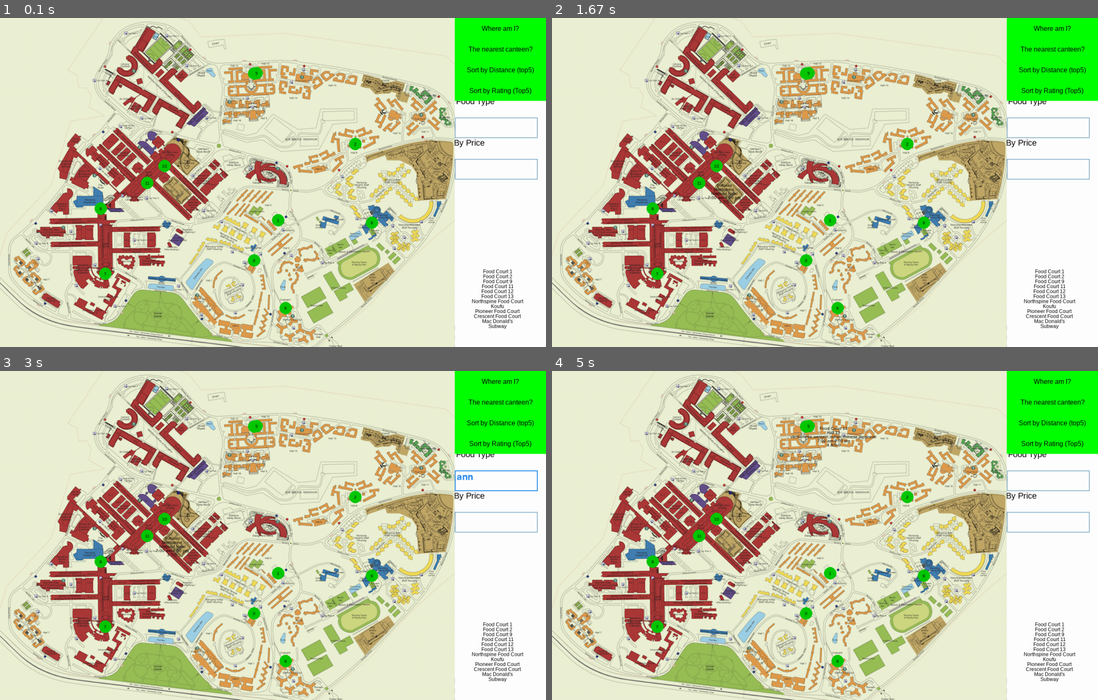
Above: before the commit, frames 1-4 (two rows, left to right).
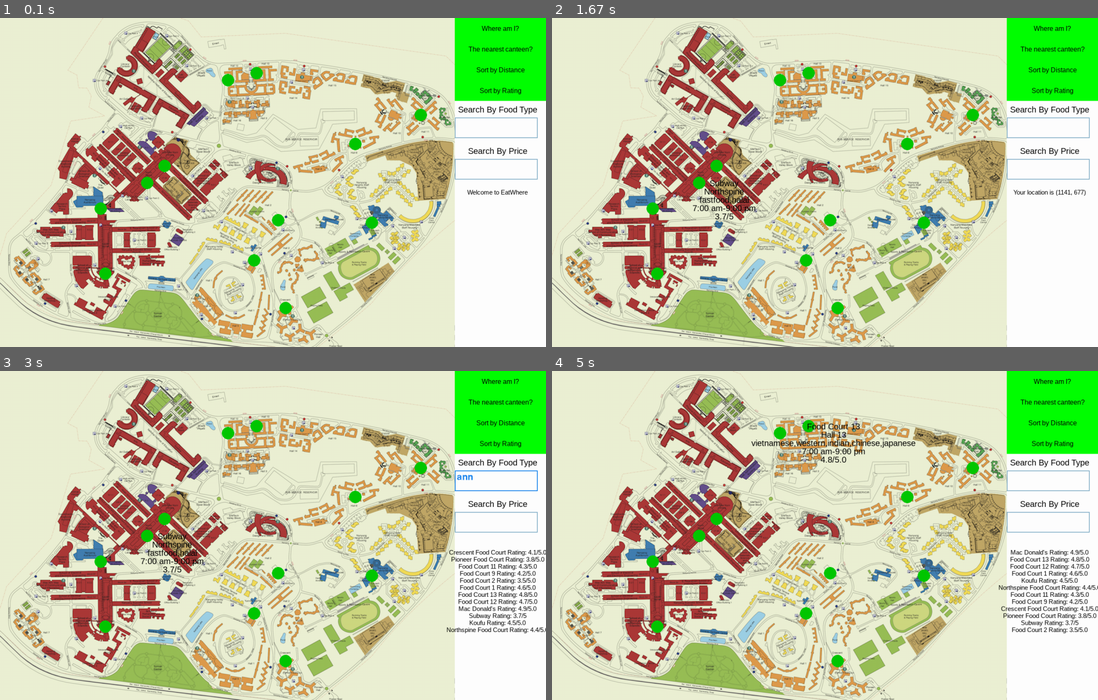
Above: after the commit, the same moments.

Repository: flint-xf-fan/CZ1003
Game: pygame game, started from app.py
Two runs of this game, one before a commit and one after it. Both use one fixed random seed, a clock stepped at 60 frames per second and the inputs below.
Inputs (mouse positions are in pixels of both pictures, inside the frame that each line leads up to):
- Up to frame 1 (0.1 s): no input
- Up to frame 2 (1.67 s): click (1054, 90) at 0.38 s, where only the run after the commit has a clickable "Sort by Rating"; click (693, 185) at 0.72 s; click (1054, 27) at 1.05 s, where only the run after the commit has a clickable "Where am I?"; click (1027, 297) at 1.38 s
- Up to frame 3 (3 s): click (502, 423) at 1.72 s, where only the run after the commit has a clickable "Sort by Distance"; click (245, 621) at 2.05 s; click (496, 479) at 2.38 s; type "ann" at 2.67 s
- Up to frame 4 (5 s): tap Enter at 3 s; click (966, 505) at 3.22 s; click (1054, 443) at 4.05 s, where only the run after the commit has a clickable "Sort by Rating"; click (666, 472) at 4.38 s; click (808, 426) at 4.72 s

The runs differ from the first frame. In frame 1, 1.5% of the frame differs, in the area x 18-99%, y 14-95%; in frame 2, 1.9%; in frame 3, 3.2%; in frame 4, 3.5%, in the area x 18-100%, y 14-95%.

Commit message:
finalized UI;

Diff:
--- a/app.py
+++ b/app.py
@@ -3,81 +3,17 @@
 import math
 import pandas as pd
 
-# import * from utils
+from utils import *
 
 from canteen_class import Canteen, InputBox, userInput_food, userInput_price
 
-##### application configuration #####
-FPS = 60
-SIZE = (1317, 794)
-BLACK = (0, 0, 0)
-WHITE = (255, 255, 255)
-GREEN = (0, 255, 0)
-RED = (255, 0, 0)
-
-LIGHT_RED = (155, 0, 0)
-LIGHT_GREEN = (0, 200, 0)
-
-APP_NAME = 'APP NAME TO BE DECIDED'
+
+
+APP_NAME = 'EatWhere'
 CANTEENS_PATH = 'assets/canteens.csv'
 MAP_PATH = 'assets/NTUCampus.png'
-
-
-def draw_text(screen, pos, text, size=5, color=BLACK):
-    # text_surface = pygame.font.Font(font, size).render(text, True, color)
-    text_surface = pygame.font.SysFont("arial", size).render(text, True, color)
-    text_rect = text_surface.get_rect()
-    text_rect.center = pos
-    screen.blit(text_surface, text_rect)
-
-
-##### functionalities #####
-def get_user_pos(screen, time):
-    """
-    Makes the program halt for 'time' seconds or until the user performs the action.
-
-    ToDo:
-        * limit the user to only click any point within the map.
-    """
-    clock = pygame.time.Clock()
-    waiting = True
-    print('Now click one point on the map to get your location')
-    while waiting:
-        dt = clock.tick(FPS) / 1000  # Takes the time between each loop and convert to seconds.
-        time -= dt
-        for event in pygame.event.get():
-            if event.type == pygame.MOUSEBUTTONDOWN:
-                user_pos = event.pos
-                print('Your position is:', user_pos)
-                #
-                return user_pos
-                # waiting = False
-                # break
-
-        if time <= 0:
-            waiting = False
-
-
-def get_distance_a_b(pos_a, pos_b):
-    """ computes the absolute distance between pos_a and pos_b
-    args:
-        pos_a: (x, y) coords of a
-        pos_b: (x, y) coords of b
-    return:
-        distance: absolute distance
-    """
-    return math.sqrt((pos_b[1] - pos_a[1])**2 + (pos_b[0] - pos_a[0])**2)
-
-def get_nearest_canteen(user_pos, canteens_list):
-    min_distance = float('inf')
-    # min_dist_canteen = canteens_list[0].name
-    for canteen in canteens_list:
-        d = get_distance_a_b(user_pos, canteen.pos)
-        if d < min_distance:
-            min_dist_canteen = canteen
-            min_distance = d
-    return min_dist_canteen
-
+msg = 'Welcome to EatWhere' # welcome message
+msg_coords = [1200, 420]
 
 def read_canteens(df):
     """
@@ -124,53 +60,15 @@
 
         canteenButton_list.append(pygame.Rect(pos[0]-radius, pos[1]-radius, radius*2, radius*2))
         pygame.draw.circle(screen, color, pos, radius)
-        draw_text(screen, pos, canteen_id, 10)
+        # draw_text(screen, pos, canteen_id, 10)
 
     return canteenButton_list
 
-def search_foodType(user_input, canteens_list):
-    """
-    """
-    # try:
-        # assert user_input.lower() in ['mala', 'sandwich', 'thai', 'burgers', 'halal', 'western', 'noodles', 'fast food', 'korean', 'hala', 'japanese', 'drinks', 'chinese', 'pizza', 'vegetarian', 'pasteries', 'indonesian', 'bread', 'vietnamese', 'steamboat', 'indian', 'soup', 'pancakes']
-    search_results = []
-    # print(user_input)
-    for canteen in canteens_list:
-        food_types_list = canteen.food_types.split(',')
-        # print(food_types_list)
-        if user_input.lower() in food_types_list:
-            search_results.append(canteen.name)
-
-    return search_results
-    # except:
-        # pass
-
-
-# def search_price(user_input, canteens_list):
-#     """
-#     """
-#     search_results = []
-#     try:
-#         assert
-
-
-def sort_canteens_by_attr(canteens_list, attr='distance', user_pos=None, k=5):
-    """
-    args:
-        user_pos:
-        canteens_list:
-        attr: distance or rating
-        k: top k canteens to be returned
-    """
-    if attr == 'distance':
-        canteens_list_sorted = sorted(canteens_list, key=lambda x: get_distance_a_b(user_pos, x.pos))
-    else:
-        # the format of canteen.rating is 4/5
-        canteens_list_sorted = sorted(canteens_list, key=lambda x: x.rating.split('/')[0], reverse=True)
-    return [(canteens_list_sorted[i].name, canteens_list_sorted[i].rating) for i in range(k)]
+
 
 ##### main program #####
 def main():
+    global msg
     # settings
     pygame.init()
 
@@ -208,11 +106,11 @@
     button_sortByRating = pygame.Rect(button_sortByRating_coords[0],button_sortByRating_coords[1],button_sortByRating_coords[2],button_sortByRating_coords[3])
 
     ## box input
-    label_foodType_coords = [1097, 200, 220, 30]
+    label_foodType_coords = [1200, 220, 220, 30]
     box_foodType_coords = [1097, 240, 220, 50]
     box_foodType = InputBox(box_foodType_coords[0],box_foodType_coords[1],box_foodType_coords[2],box_foodType_coords[3], userInput_food)
 
-    label_price_coords = [1097, 300, 220, 30]
+    label_price_coords = [1200, 320, 220, 30]
     box_price_coords = [1097, 340, 220, 50]
     box_price = InputBox(box_price_coords[0],box_price_coords[1],box_price_coords[2],box_price_coords[3], userInput_price)
     # Loop until the user clicks the close button.
@@ -231,30 +129,39 @@
 
                 # if get_user_pos button is pressed
                 if button_getUserPos.collidepoint(mouse_pos):
+
                     # ask the user to click a position on the map and store it for later use
-                    user_pos = get_user_pos(screen, 10)
-
-                # if get_user_pos button is pressed
+                    print('Now click one point on the map to get your location')
+                    try:
+                        user_pos = get_user_pos(screen, 10)
+                        msg = 'Your location is '+ '({}, {})'.format(user_pos[0],user_pos[1])
+                    except:
+                        msg = 'You did not click any position'
+                # if button is pressed
                 if button_getNearesrCanteen.collidepoint(mouse_pos):
                     try:
                         assert 'user_pos' in locals()
-                        print("The nearest canteen to your position is:", get_nearest_canteen(user_pos, canteens_list).name)
+                        msg = get_nearest_canteen(user_pos, canteens_list).name
+                        # msg.insert(0, "The nearest canteen to your position is:")
                         pass
                     except:
-                        print('You have not input your position yet.')
+                        msg = ['You did not input your position.',
+                               'Please click the first button']
 
                 # if sort_by_distance button is pressed
                 if button_sortByDistance.collidepoint(mouse_pos):
                     try:
                         assert 'user_pos' in locals()
-                        print("The nearest 5 canteens are:", sort_canteens_by_attr(canteens_list, attr='distance', user_pos=user_pos, k=5))
+                        msg = sort_canteens_by_attr(canteens_list, attr='distance', user_pos=user_pos, k=12)
                         pass
                     except:
-                        print('You have not input your position yet.')
+                        msg = ['You did not input your position.',
+                               'Please click the first button']
 
                 # if sort_by_rating button is pressed
                 if button_sortByRating.collidepoint(mouse_pos):
-                    print("The top 5 canteens by ratings are:", sort_canteens_by_attr(canteens_list, attr='rating', k=5))
+                    msg = sort_canteens_by_attr(canteens_list, attr='rating', k=12)
+                    # msg.insert(0, 'The rank of best canteens')
                     pass
 
 
@@ -262,13 +169,10 @@
                 if 'canteen_buttons' in locals():
                     for i, canteen_button in enumerate(canteen_buttons):
                         if canteen_button.collidepoint(mouse_pos):
-                            # canteen_name_temp = canteens_list[i].name
-                            # canteen_pos_temp = canteens_list[i].pos
                             # draw the information about the cateen near it
                             canteen_pressed_id = i
                             canteen_pressed_time = 3
-                            print(canteens_list[i].name)
-                            # draw_text(screen, (canteen_pos_temp[0]+20, canteen_pos_temp[1]), canteen_name_temp, 10, BLACK)
+                            # print(canteens_list[i].name)
 
             box_foodType.handle_event(event)
             box_price.handle_event(event)
@@ -280,14 +184,15 @@
 
         ### user input after entern is pressed comes here
         if userInput_food:
+            # screen.fill(WHITE)
             userInput_str = userInput_food[0]
-            print(search_foodType(userInput_str, canteens_list))
+            msg = search_foodType(userInput_str, canteens_list)
             _ = userInput_food.pop()
 
         if userInput_price:
+            # screen.fill(WHITE)
             userInput_str = userInput_price[0]
-            print('price search box tested')
-            # print(search_foodType(userInput_str, canteens_list))
+            msg = 'price box display test' # print(search_foodType(userInput_str, canteens_list))
             _ = userInput_price.pop()
 
         ##### drawing code goes here #####
@@ -311,25 +216,23 @@
         ### draw canteens on the map ###
         canteen_buttons = draw_canteens(screen, canteens_list)
 
-        i = 1
-        for canteen_test in canteens_list:
-            draw_text(screen, (1200, 600+i*12), canteen_test.name, 12)
-            i += 1
+        # draw message to the screen
+        draw_message(screen, (1200, 420), msg, 15, BLACK)
 
         ### show canteens information after user clicked the button/circle
         if 'canteen_pressed_id' in locals():
             id_temp = canteen_pressed_id
 
             canteen_pos_temp = canteens_list[id_temp].pos
-            line_space = 5
+            line_space = 0
             for attr, value in canteens_list[id_temp].__dict__.items():
                 # print(attr)
                 if not attr in ['id', 'pos', 'min_price', 'max_price']: # no data for food_types yet
                     draw_text(screen,
                             (canteen_pos_temp[0]+60, canteen_pos_temp[1]+line_space),
                             value,
-                            10, BLACK)
-                    line_space += 10
+                            20, BLACK)
+                    line_space += 20
 
             canteen_pressed_time -= dt
             # wait for 3s
@@ -341,8 +244,8 @@
 
         draw_button(screen, button_getUserPos, button_getUserPos_coords, mouse, 'Where am I?', GREEN, RED, BLACK)
         draw_button(screen, button_getNearesrCanteen, button_getNearestCanteen_coords, mouse, 'The nearest canteen?', GREEN, RED, BLACK)
-        draw_button(screen, button_sortByDistance, button_sortByDistance_coords, mouse, 'Sort by Distance (top5)', GREEN, RED, BLACK)
-        draw_button(screen, button_sortByRating, button_sortByRating_coords, mouse, 'Sort by Rating (Top5)', GREEN, RED, BLACK)
+        draw_button(screen, button_sortByDistance, button_sortByDistance_coords, mouse, 'Sort by Distance', GREEN, RED, BLACK)
+        draw_button(screen, button_sortByRating, button_sortByRating_coords, mouse, 'Sort by Rating', GREEN, RED, BLACK)
 
         pygame.display.update()
         clock.tick(FPS)
@@ -351,24 +254,6 @@
     pygame.quit()
     sys.exit
 
-def draw_button(screen, button, button_coords, mouse_pos, text, color=GREEN, active_color=RED, text_color=BLACK):
-    """
-    args:
-        screen: pygame screen object
-        button: pygame.Rect object
-        button_coords: list of button coordinates - [x,y,w,h]
-        mouse_pos: coords of mouse - (x,y)
-        text: text to be displayed on the button
-        color: default color of button
-        active_color: color when mouse hovers on the button
-        text_color: color of button text
-    """
-    if button_coords[0] < mouse_pos[0] < button_coords[0]+button_coords[2] and button_coords[1] < mouse_pos[1] < button_coords[1]+button_coords[3]: # mouse hover the button
-        pygame.draw.rect(screen, RED, button)
-        draw_text(screen, (button_coords[0]+(button_coords[2]//2), button_coords[1]+(button_coords[3]//2)), text, int(button_coords[3]/2.5), color=BLACK)
-    else:
-        pygame.draw.rect(screen, GREEN, button)  # button
-        draw_text(screen, (button_coords[0]+(button_coords[2]//2), button_coords[1]+(button_coords[3]//2)), text, button_coords[3]//3, color=BLACK)
 
 if __name__ == '__main__':
     main()
--- a/assets/canteens.csv
+++ b/assets/canteens.csv
@@ -2,8 +2,8 @@
 0,Food Court 1,Hall 1,613,585,7:00 am-9:00 pm,4.6/5.0,4,15,"Chinese,Western,Korean,Vegetarian,Vietnamese"
 1,Food Court 2,Hall 2,671,488,7:00 am-9:00 pm,3.5/5.0,5,18,"Chinese,Western,Vegetarian,Japanese,Mala"
 2,Food Court 9,Hall 9,857,304,7:00 am-9:00 pm,4.2/5.0,6,18,"Chinese,Western,Korean,Halal,Indonesian"
-3,Food Court 11,Hall 11,1173,44,7:00 am-9:00 pm,4.3/5.0,3,10,"Japanese,Western,Indian,Vegetarian,Mala,Noodles"
-4,Food Court 12,Hall 12,613,134,7:00 am-9:00 pm,4.7/5.0,6,12,"Chinese,Western,Korean,Vegetarian,Hala,Japanese,Mala,Indonesian"
+3,Food Court 11,Hall 11,1015,234,7:00 am-9:00 pm,4.3/5.0,3,10,"Japanese,Western,Indian,Vegetarian,Mala,Noodles"
+4,Food Court 12,Hall 12,550,150,7:00 am-9:00 pm,4.7/5.0,6,12,"Chinese,Western,Korean,Vegetarian,Hala,Japanese,Mala,Indonesian"
 5,Food Court 13,Hall 13,619,133,7:00 am-9:00 pm,4.8/5.0,6,17,"Vietnamese,Western,Indian,Chinese,Japanese"
 6,Northspine Food Court,Northspine,243,460,7:00 am-9:00 pm,4.4/5.0,4,15,"Indian,Thai,Mala,Vegetarian,Halal,Japanese"
 7,Koufu,Southspine,254,617,12:00 pm-10:30 pm,4.5/5.0,10,25,"Indian,Vegetarian,Hala,Korean,Chinese"
--- /dev/null
+++ b/utils.py
@@ -0,0 +1,127 @@
+import pygame
+import math
+##### application configuration #####
+FPS = 60
+SIZE = (1317, 794)
+BLACK = (0, 0, 0)
+WHITE = (255, 255, 255)
+GREEN = (0, 255, 0)
+RED = (255, 0, 0)
+
+LIGHT_RED = (155, 0, 0)
+LIGHT_GREEN = (0, 200, 0)
+
+
+def draw_text(screen, pos, text, size=5, color=BLACK):
+    # text_surface = pygame.font.Font(font, size).render(text, True, color)
+    text_surface = pygame.font.SysFont("arial", size).render(text, True, color)
+    text_rect = text_surface.get_rect()
+    text_rect.center = pos
+    screen.blit(text_surface, text_rect)
+
+def draw_message(screen, pos=(1200, 420), msg='', size=10, color=BLACK):
+    if isinstance(msg, list) or isinstance(msg, tuple):
+        i = 1
+        for m in msg:
+            draw_text(screen, (pos[0],pos[1]+i*(size+2)), m, size, BLACK)
+            i += 1
+    else:
+        # print(msg, 'test')
+        draw_text(screen, pos, msg, size, BLACK)
+
+def draw_button(screen, button, button_coords, mouse_pos, text, color=GREEN, active_color=RED, text_color=BLACK):
+    """
+    args:
+        screen: pygame screen object
+        button: pygame.Rect object
+        button_coords: list of button coordinates - [x,y,w,h]
+        mouse_pos: coords of mouse - (x,y)
+        text: text to be displayed on the button
+        color: default color of button
+        active_color: color when mouse hovers on the button
+        text_color: color of button text
+    """
+    if button_coords[0] < mouse_pos[0] < button_coords[0]+button_coords[2] and button_coords[1] < mouse_pos[1] < button_coords[1]+button_coords[3]: # mouse hover the button
+        pygame.draw.rect(screen, RED, button)
+        draw_text(screen, (button_coords[0]+(button_coords[2]//2), button_coords[1]+(button_coords[3]//2)), text, int(button_coords[3]/2.5), color=BLACK)
+    else:
+        pygame.draw.rect(screen, GREEN, button)  # button
+        draw_text(screen, (button_coords[0]+(button_coords[2]//2), button_coords[1]+(button_coords[3]//2)), text, button_coords[3]//3, color=BLACK)
+
+
+def get_user_pos(screen, time):
+    """
+    Makes the program halt for 'time' seconds or until the user performs the action.
+
+    ToDo:
+        * limit the user to only click any point within the map.
+    """
+    clock = pygame.time.Clock()
+    waiting = True
+    # draw_message(screen, (1200, 420), 'Now click one point on the map to get your location', 15)
+    while waiting:
+        dt = clock.tick(FPS) / 1000  # Takes the time between each loop and convert to seconds.
+        time -= dt
+        for event in pygame.event.get():
+            if event.type == pygame.MOUSEBUTTONDOWN:
+                user_pos = event.pos
+                # print('Your position is:', user_pos)
+                #
+                return user_pos
+                # waiting = False
+                # break
+
+        if time <= 0:
+            waiting = False
+
+def get_distance_a_b(pos_a, pos_b):
+    """ computes the absolute distance between pos_a and pos_b
+    args:
+        pos_a: (x, y) coords of a
+        pos_b: (x, y) coords of b
+    return:
+        distance: absolute distance
+    """
+    return math.sqrt((pos_b[1] - pos_a[1])**2 + (pos_b[0] - pos_a[0])**2)
+
+def get_nearest_canteen(user_pos, canteens_list):
+    min_distance = float('inf')
+    # min_dist_canteen = canteens_list[0].name
+    for canteen in canteens_list:
+        d = get_distance_a_b(user_pos, canteen.pos)
+        if d < min_distance:
+            min_dist_canteen = canteen
+            min_distance = d
+    return min_dist_canteen
+
+def sort_canteens_by_attr(canteens_list, attr='distance', user_pos=None, k=5):
+    """
+    args:
+        user_pos:
+        canteens_list:
+        attr: distance or rating
+        k: top k canteens to be returned
+    """
+    if attr == 'distance':
+        canteens_list_sorted = sorted(canteens_list, key=lambda x: get_distance_a_b(user_pos, x.pos))
+    else:
+        # the format of canteen.rating is 4/5
+        canteens_list_sorted = sorted(canteens_list, key=lambda x: x.rating.split('/')[0], reverse=True)
+    print(['{} Rating: {}'.format(canteens_list_sorted[i].name, canteens_list_sorted[i].rating) for i in range(k)])
+    return ['{} Rating: {}'.format(canteens_list_sorted[i].name, canteens_list_sorted[i].rating) for i in range(k)]
+
+
+def search_foodType(user_input, canteens_list):
+    """
+    """
+    # try:
+        # assert user_input.lower() in ['mala', 'sandwich', 'thai', 'burgers', 'halal', 'western', 'noodles', 'fast food', 'korean', 'hala', 'japanese', 'drinks', 'chinese', 'pizza', 'vegetarian', 'pasteries', 'indonesian', 'bread', 'vietnamese', 'steamboat', 'indian', 'soup', 'pancakes']
+    search_results = []
+    # print(user_input)
+    for canteen in canteens_list:
+        food_types_list = canteen.food_types.split(',')
+        # print(food_types_list)
+        if user_input.lower() in food_types_list:
+            search_results.append(canteen.name)
+
+    return search_results
